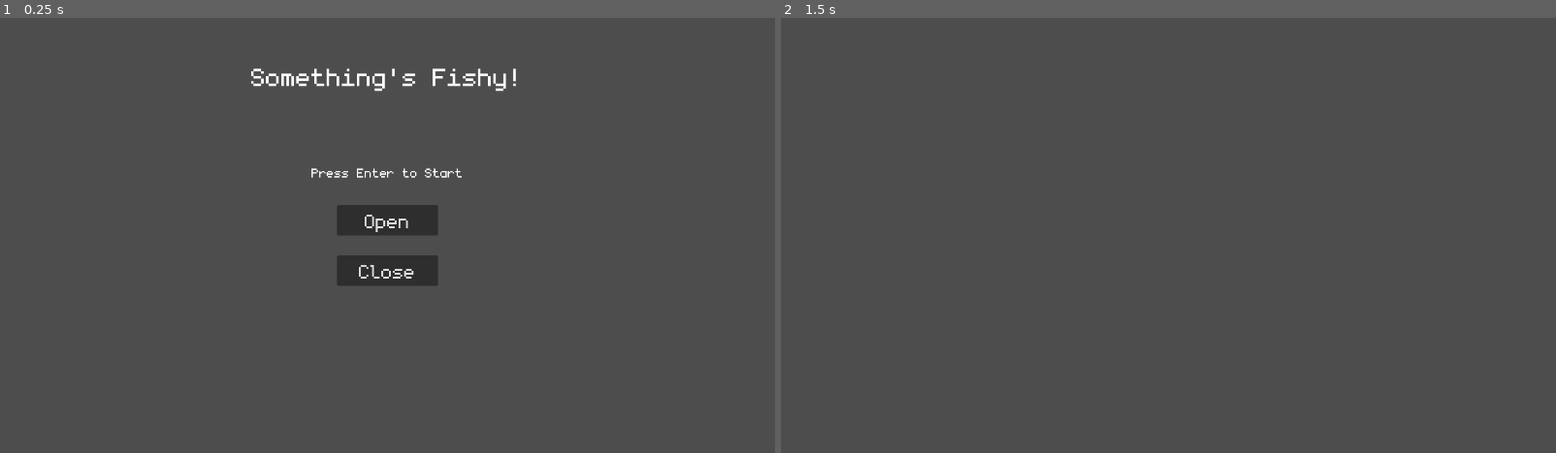
Above: before the commit, frames 1-2 (left to right).
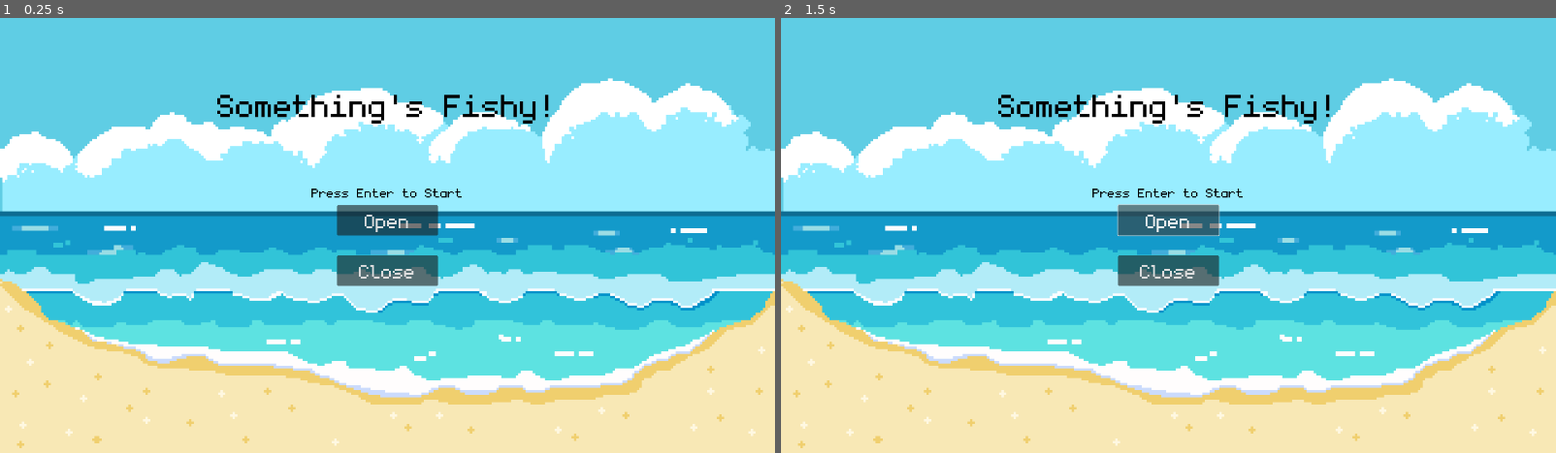
Above: after the commit, the same moments.

Repository: aowen7/Somethings-Fishy
Game: Godot game, scene res://start_menu.tscn
The game is run twice, just before and just after one commit, with the same random seed, the same clock (stepped at 60 frames per second) and the same inputs. This scene is started directly instead of the project's main scene.
Inputs (mouse positions are in pixels of both pictures, inside the frame that each line leads up to):
- Up to frame 1 (0.25 s): no input
- Up to frame 2 (1.5 s): click "Open" at 0.5 s; click (1168, 222) at 1.25 s, where only the run after the commit has a clickable "Open"

The runs differ from the first frame. In frame 1, 100% of the frame differs, in the area x 0-100%, y 0-100%; in frame 2, 100%.

Commit message:
imported start menu background

Diff:
--- a/project.godot
+++ b/project.godot
@@ -20,6 +20,14 @@
 window/size/viewport_width=1920
 window/size/viewport_height=1080
 
+[input]
+
+Play={
+"deadzone": 0.5,
+"events": [null, Object(InputEventKey,"resource_local_to_scene":false,"resource_name":"","device":-1,"window_id":0,"alt_pressed":false,"shift_pressed":false,"ctrl_pressed":false,"meta_pressed":false,"pressed":false,"keycode":0,"physical_keycode":4194309,"key_label":0,"unicode":0,"echo":false,"script":null)
+]
+}
+
 [rendering]
 
 renderer/rendering_method="gl_compatibility"
--- a/start_menu.gd
+++ b/start_menu.gd
@@ -8,7 +8,8 @@
 
 
 func _on_start_button_pressed():
-	get_tree().change_scene_to_file("res://world.tscn")
+	if Input.is_action_just_pressed("Play"):
+		get_tree().change_scene_to_file("res://world.tscn")
 
 
 func _on_quit_button_pressed():
--- a/start_menu.tscn
+++ b/start_menu.tscn
@@ -1,7 +1,8 @@
-[gd_scene load_steps=3 format=3 uid="uid://f7blx43nw6h"]
+[gd_scene load_steps=4 format=3 uid="uid://f7blx43nw6h"]
 
 [ext_resource type="Script" path="res://start_menu.gd" id="1_lprii"]
 [ext_resource type="FontFile" uid="uid://bl14xf3d25n0d" path="res://monogram.ttf" id="1_yay00"]
+[ext_resource type="Texture2D" uid="uid://1f3q5blocm2q" path="res://beach background.png" id="2_dxhsc"]
 
 [node name="StartMenu" type="Control"]
 layout_mode = 3
@@ -19,6 +20,8 @@
 anchor_bottom = 1.0
 grow_horizontal = 2
 grow_vertical = 2
+texture = ExtResource("2_dxhsc")
+expand_mode = 1
 
 [node name="MarginContainer" type="MarginContainer" parent="."]
 layout_mode = 1
@@ -34,26 +37,25 @@
 
 [node name="VBoxContainer" type="VBoxContainer" parent="MarginContainer"]
 layout_mode = 2
-theme_override_constants/separation = 90
+theme_override_constants/separation = 150
 
 [node name="Separator" type="Control" parent="MarginContainer/VBoxContainer"]
 layout_mode = 2
 
 [node name="GameTitle" type="Label" parent="MarginContainer/VBoxContainer"]
 layout_mode = 2
+theme_override_colors/font_color = Color(0, 0, 0, 1)
 theme_override_fonts/font = ExtResource("1_yay00")
-theme_override_font_sizes/font_size = 100
+theme_override_font_sizes/font_size = 125
 text = "Something's Fishy!"
 horizontal_alignment = 1
 vertical_alignment = 1
-
-[node name="Separator2" type="Control" parent="MarginContainer/VBoxContainer"]
-layout_mode = 2
 
 [node name="Hotkey" type="Label" parent="MarginContainer/VBoxContainer"]
 custom_minimum_size = Vector2(2.08165e-12, 2.08165e-12)
 layout_mode = 2
 size_flags_vertical = 8
+theme_override_colors/font_color = Color(0, 0, 0, 1)
 theme_override_fonts/font = ExtResource("1_yay00")
 theme_override_font_sizes/font_size = 50
 text = "Press Enter to Start"
Binary file added: beach background.png
Not shown, added: beach background.png.import
